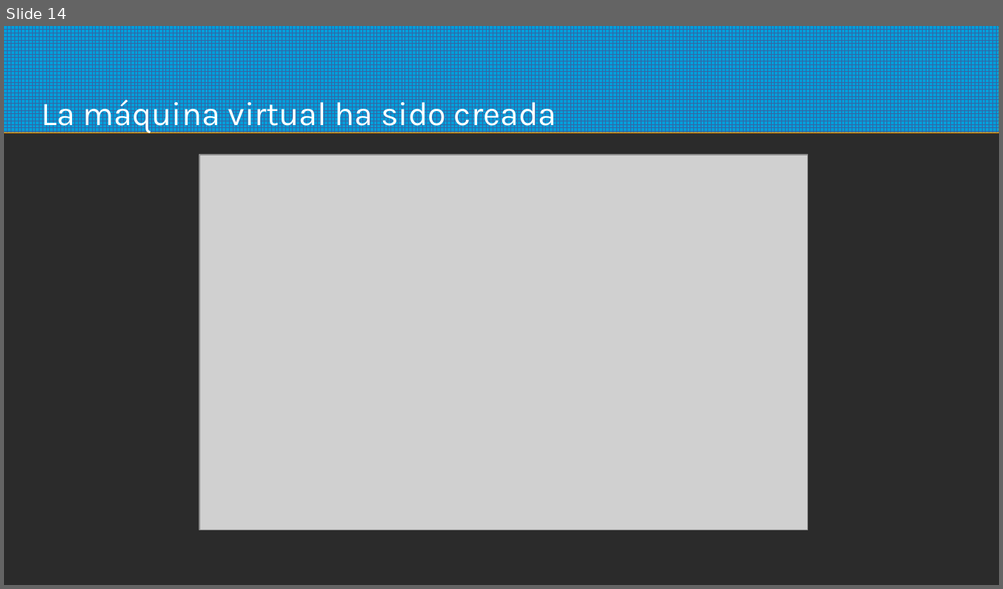
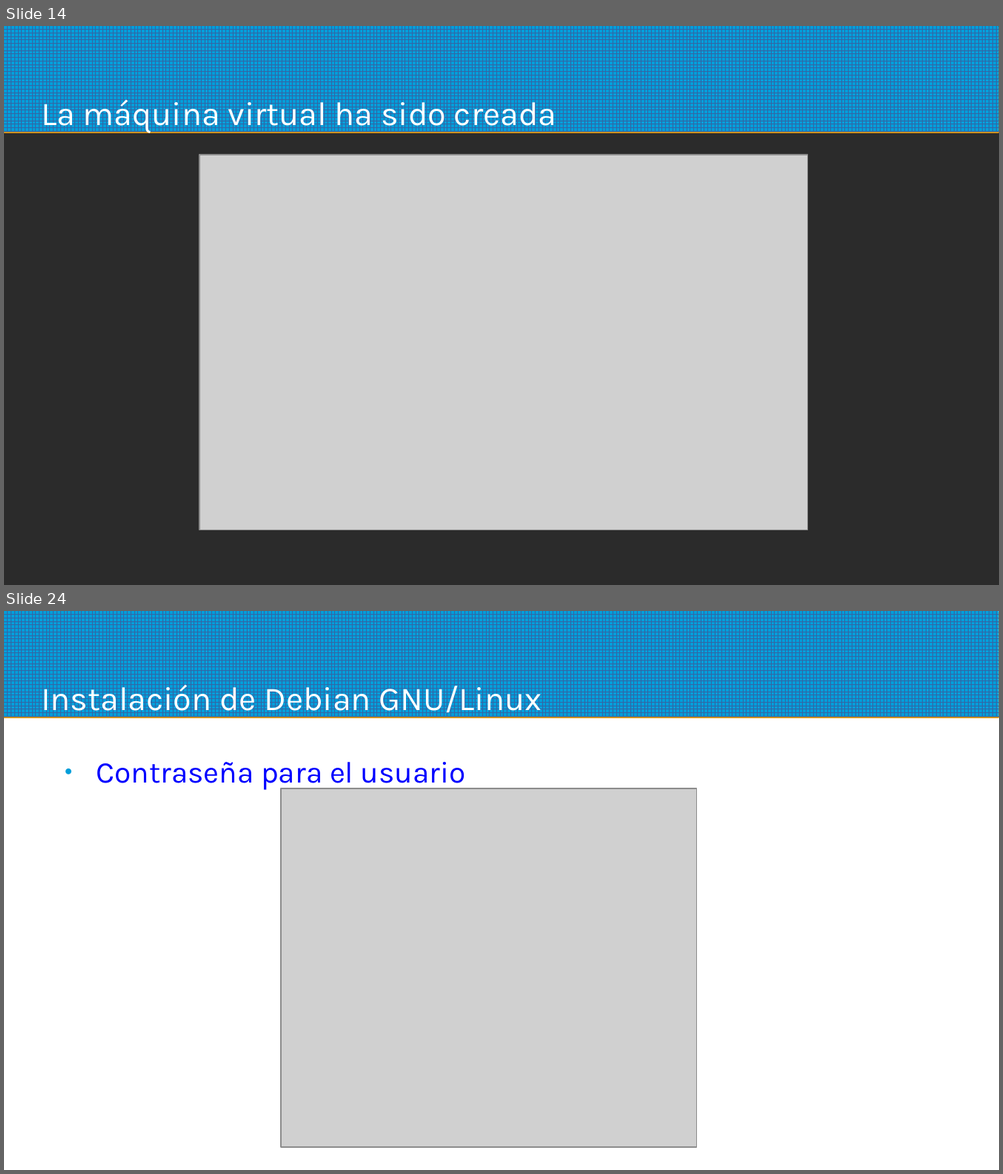
Before and after one commit to sotrteacher/dirtywork, a slide deck: UNIDAD00/01_Entorno_de_Desarrollo/01_Entorno_de_Desarrollo.pptx. Shown one above the other, each under a label of ours: slide 14 before the commit, slides 14 and 24 after it; the slides between them are not shown. The pictures are 1003x589 and 1003x1174 pixels, drawn with LibreOffice and Linux fonts; fonts in the diff are those of the drawing; grey boxes stand for pictures; background and template pictures are left out; a plain dark background stands for a picture behind light text. Boxes give left, top, right and bottom in pixels: in the first picture for what was removed or moved away, otherwise in the second. Text is boxed around its words. In the diff, an @@ line names an element or a change of style, - is before the commit and + after.

```diff
--- a/UNIDAD00/01_Entorno_de_Desarrollo/01_Entorno_de_Desarrollo.pptx
+++ b/UNIDAD00/01_Entorno_de_Desarrollo/01_Entorno_de_Desarrollo.pptx
@@ slide 24 added at (x1=4, y1=611, x2=999, y2=1170), background picture (left out); not listed: 1 template element that a slide beside it also shows @@
@@ text added at (x1=41, y1=680, x2=542, y2=719), 26.6 pt, text #FFFFFF @@
+Instalación de Debian GNU/Linux
@@ text added at (x1=96, y1=762, x2=466, y2=791), 24 pt, text #0000FF @@
+● Contraseña para el usuario
@@ picture added at (x1=281, y1=789, x2=697, y2=1148) @@
```
Also in this commit, not shown: 2 slides changed, 18 other slides added, 37 other files.
